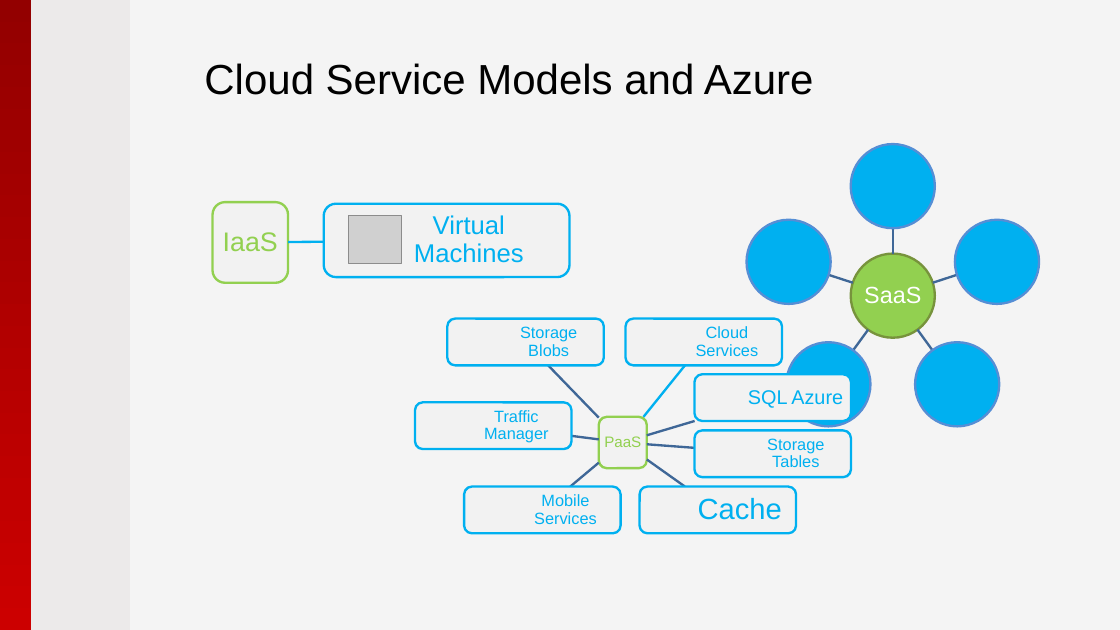
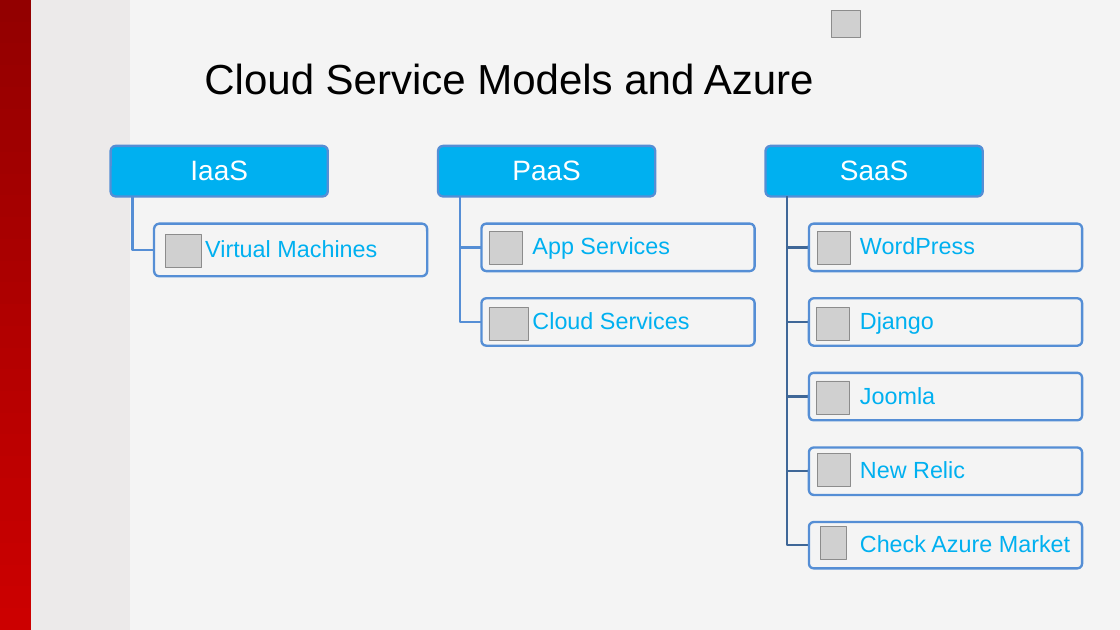
Before and after one commit to pryabov/Hackathon-2015, a slide deck: slide 15 of Presentation/2015 - Microsoft Azure.pptx. Drawn at 1120x630 pixels with LibreOffice and Linux fonts; fonts in the diff are those of the drawing; grey boxes stand for pictures; background and template pictures are left out. Boxes give left, top, right and bottom in pixels: in the first picture for what was removed or moved away, otherwise in the second. Text is boxed around its words. In the diff, an @@ line names an element or a change of style, - is before the commit and + after.

Commit message:
Worked with Presentation/2015 - Microsoft Azure.pptx

```diff
--- a/Presentation/2015 - Microsoft Azure.pptx
+++ b/Presentation/2015 - Microsoft Azure.pptx
@@ picture resized from (x1=349, y1=216, x2=402, y2=264) to (x1=832, y1=11, x2=861, y2=37) @@
@@ text "IaaS" moved from (x1=223, y1=232, x2=278, y2=252) to (x1=190, y1=160, x2=248, y2=181) @@
@@ text "IaaS" at (x1=190, y1=160, x2=248, y2=181): size 23 to 24 pt, text colour #92D050 to #FFFFFF @@
@@ text "PaaS" moved from (x1=604, y1=436, x2=641, y2=447) to (x1=512, y1=160, x2=580, y2=181) @@
@@ text "PaaS" at (x1=512, y1=160, x2=580, y2=181): size 13 to 24 pt, text colour #92D050 to #FFFFFF; more space between paragraphs @@
@@ text "SaaS" moved from (x1=864, y1=286, x2=921, y2=303) to (x1=840, y1=160, x2=908, y2=181) @@
@@ text "SaaS" at (x1=840, y1=160, x2=908, y2=181): size 20 to 24 pt; more space between paragraphs @@
@@ rounded rectangle removed at (x1=213, y1=202, x2=288, y2=283) @@
@@ rounded rectangle removed at (x1=323, y1=204, x2=570, y2=277) @@
@@ freeform shape at (x1=787, y1=197, x2=809, y2=322): rotation 198 to 0 degrees; outline redrawn @@
@@ freeform shape at (x1=787, y1=197, x2=809, y2=248): rotation 270 to 0 degrees; outline redrawn @@
@@ freeform shape at (x1=787, y1=197, x2=809, y2=471): rotation 126 to 0 degrees; outline redrawn @@
@@ text "Virtual Machines" moved from (x1=414, y1=215, x2=524, y2=263) to (x1=205, y1=240, x2=377, y2=258) @@
@@ text "Virtual Machines" at (x1=205, y1=240, x2=377, y2=258): size 22 to 20 pt; alignment centre to left @@
@@ picture added at (x1=166, y1=235, x2=202, y2=268) @@
@@ picture added at (x1=490, y1=232, x2=523, y2=265) @@
@@ group removed at (x1=747, y1=145, x2=1039, y2=426): 6 ellipses, 2 freeform shapes @@
@@ picture added at (x1=818, y1=232, x2=850, y2=265) @@
@@ freeform shape removed at (x1=288, y1=242, x2=323, y2=242) @@
@@ text "Cloud Services" moved from (x1=696, y1=326, x2=759, y2=356) to (x1=532, y1=312, x2=690, y2=330) @@
@@ text "Cloud Services" at (x1=532, y1=312, x2=690, y2=330): size 14 to 20 pt; alignment centre to left; more space between paragraphs @@
@@ picture added at (x1=489, y1=308, x2=528, y2=340) @@
@@ group removed at (x1=415, y1=318, x2=851, y2=534): 8 rounded rectangles, 7 freeform shapes, 6 texts @@
-SQL Azure
-Storage Tables
-Cache
-Mobile Services
-Traffic Manager
-Storage Blobs
@@ picture added at (x1=817, y1=308, x2=849, y2=340) @@
@@ picture added at (x1=817, y1=381, x2=849, y2=414) @@
@@ picture added at (x1=818, y1=454, x2=850, y2=486) @@
@@ picture added at (x1=820, y1=527, x2=846, y2=560) @@
@@ group added at (x1=111, y1=146, x2=1082, y2=569): 11 rounded rectangles, 6 texts, 5 freeform shapes @@
+App Services
+WordPress
+Django
+Joomla
+New Relic
+Check Azure Market
```
Also in this commit, not shown: 1 other slide changed, 3 other files.
